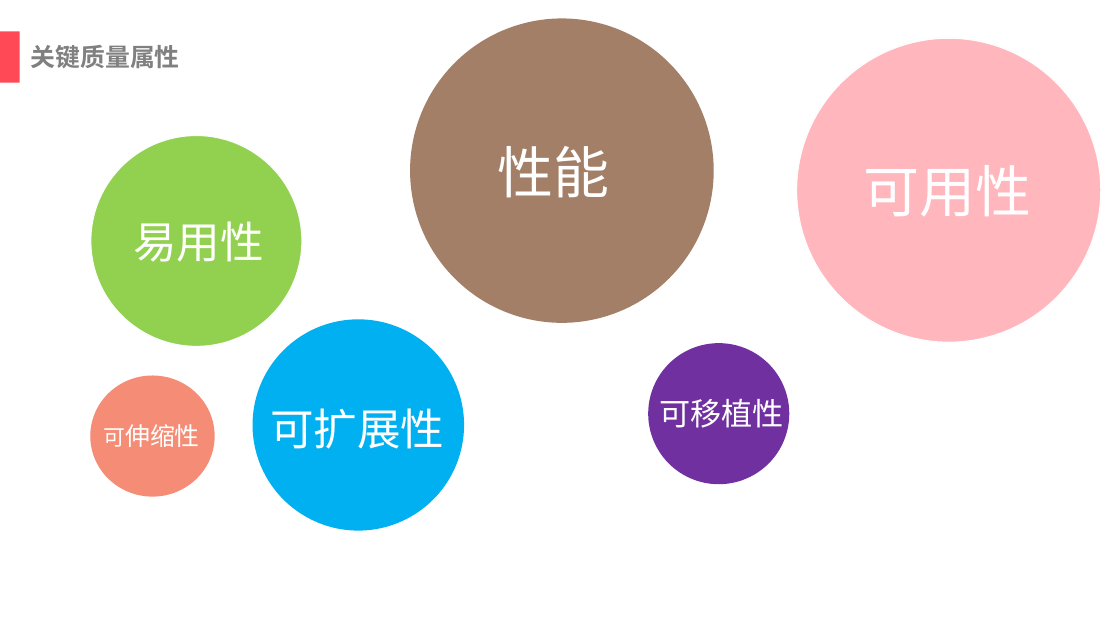
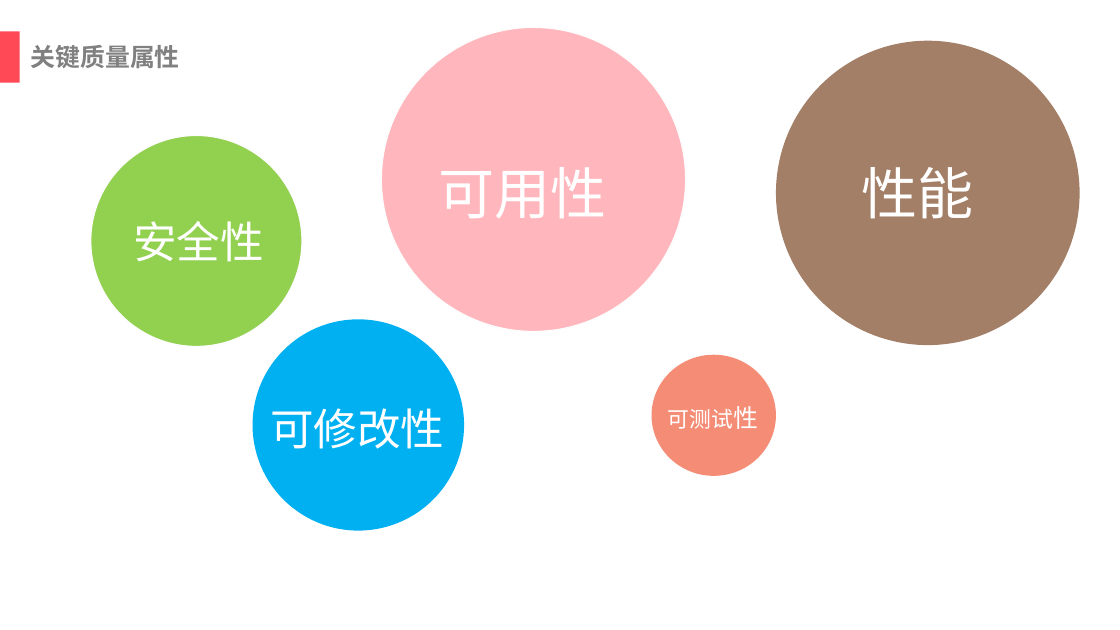
Before and after one commit to Almarduke/ArchitectureBigHomework, a slide deck: slide 6 of PPT/ATAM演示.pptx (slide 10 before the commit). Drawn at 1120x630 pixels with LibreOffice and Linux fonts; fonts in the diff are those of the drawing. Boxes give left, top, right and bottom in pixels: in the first picture for what was removed or moved away, otherwise in the second. Text is boxed around its words. In the diff, an @@ line names an element or a change of style, - is before the commit and + after.

```diff
--- a/PPT/ATAM演示.pptx
+++ b/PPT/ATAM演示.pptx
@@ ellipse: place and size @@
-ellipse at bbox=[796, 38, 1101, 343]
+ellipse at bbox=[381, 27, 685, 332]
@@ ellipse: place and size @@
-ellipse at bbox=[410, 18, 713, 323]
+ellipse at bbox=[776, 40, 1080, 345]
@@ text "可用性": place and size @@
-text "可用性" at bbox=[864, 165, 1032, 216]
+text "可用性" at bbox=[439, 167, 607, 218]
@@ text "性能": place and size @@
-text "性能" at bbox=[498, 146, 610, 198]
+text "性能" at bbox=[862, 167, 974, 219]
@@ text at bbox=[133, 221, 263, 262]: text changed @@
-易用性
+安全性
@@ ellipse removed at bbox=[648, 343, 790, 484] @@
@@ ellipse: place and size @@
-ellipse at bbox=[91, 375, 215, 496]
+ellipse at bbox=[652, 355, 776, 476]
@@ text at bbox=[270, 408, 444, 449]: text changed @@
-可扩展性
+可修改性
@@ text removed at bbox=[659, 398, 784, 428] @@
-可移植性
@@ text at bbox=[668, 406, 758, 429]: text changed; size 16 to 14 pt @@
-可伸缩性
+可测试性
```
Also in this commit, not shown: 4 other slides changed, 8 slides added, 27 slides removed, 1 other file.
